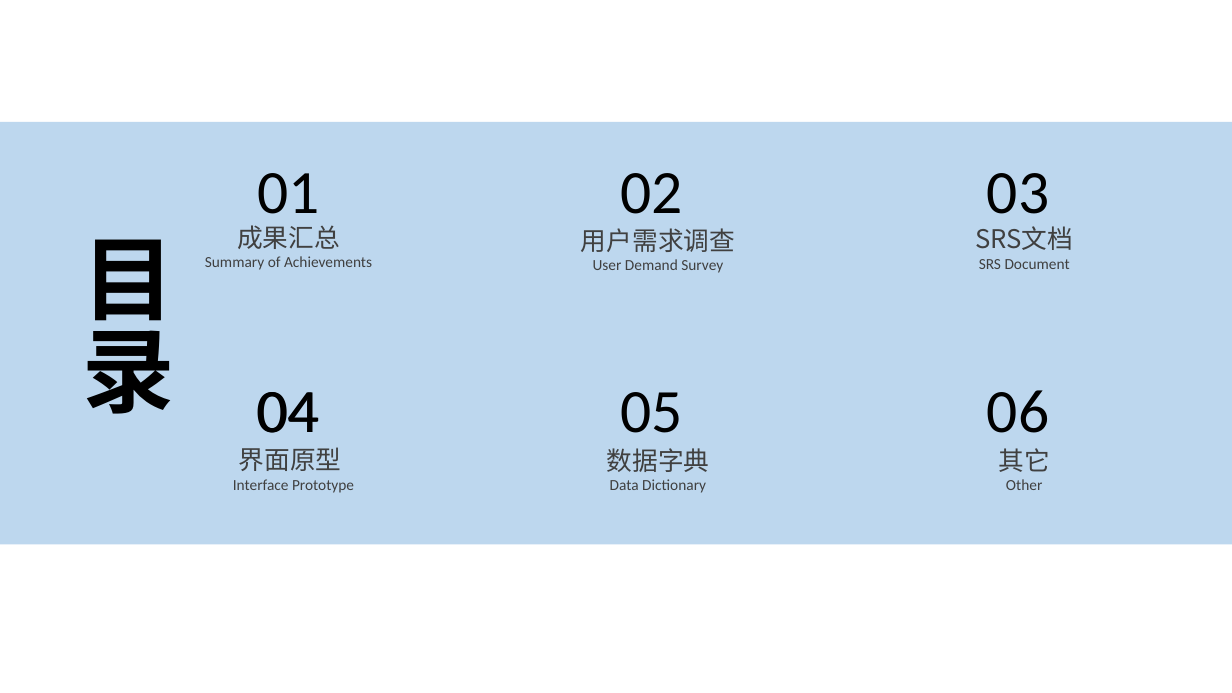
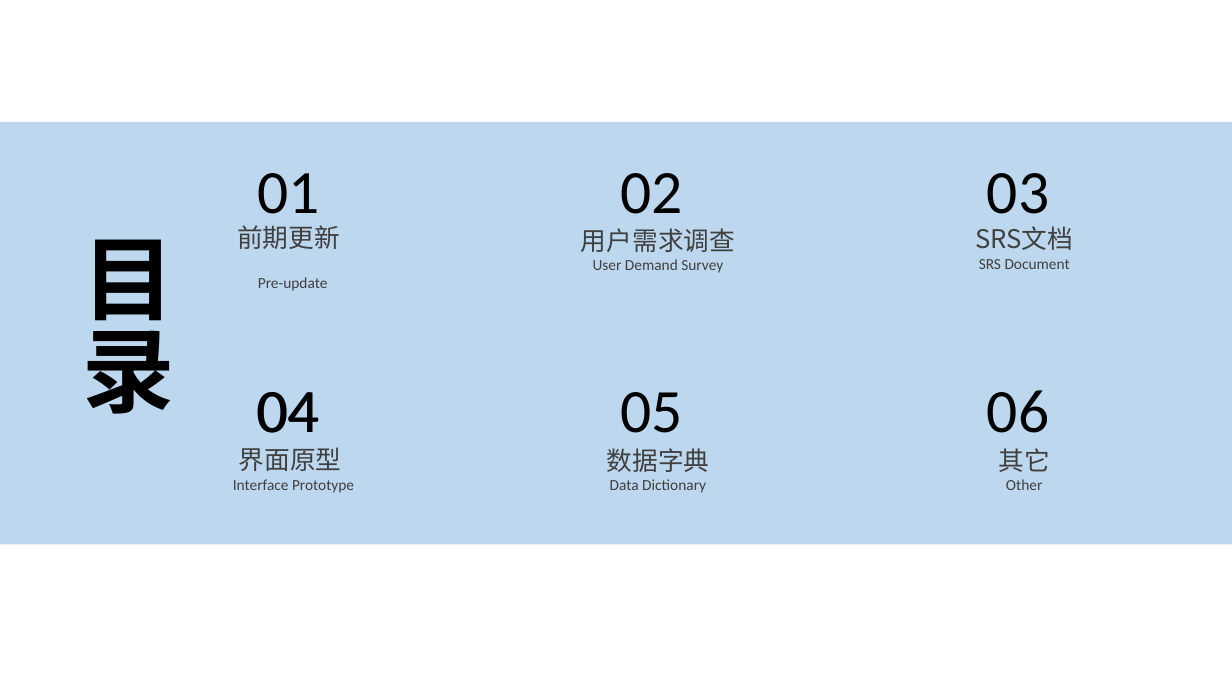
Before and after one commit to SE2020-G7/footprint, a slide deck: slide 3 of 评审PPT/需求分析/项目需求设计-G07.pptx. Drawn at 1232x693 pixels with LibreOffice and Linux fonts; fonts in the diff are those of the drawing. Boxes give left, top, right and bottom in pixels: in the first picture for what was removed or moved away, otherwise in the second. Text is boxed around its words. In the diff, an @@ line names an element or a change of style, - is before the commit and + after.

```diff
--- a/评审PPT/需求分析/项目需求设计-G07.pptx
+++ b/评审PPT/需求分析/项目需求设计-G07.pptx
@@ text at (x1=237, y1=225, x2=340, y2=291): text changed @@
-成果汇总
-Summary of Achievements
+前期更新
+Pre-update
```
Also in this commit, not shown: 19 other slides changed, 2 slides added, 2 slides removed.
